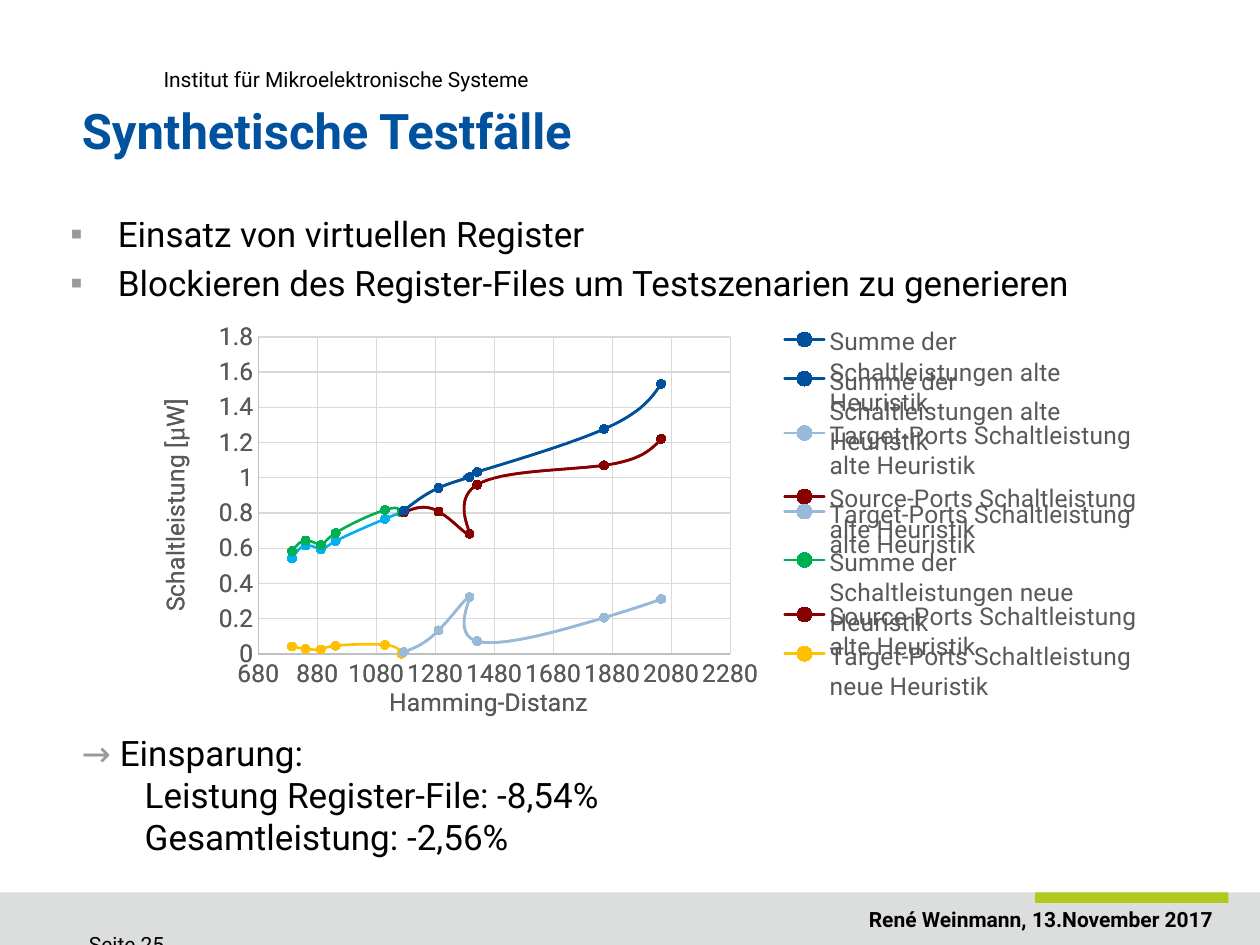
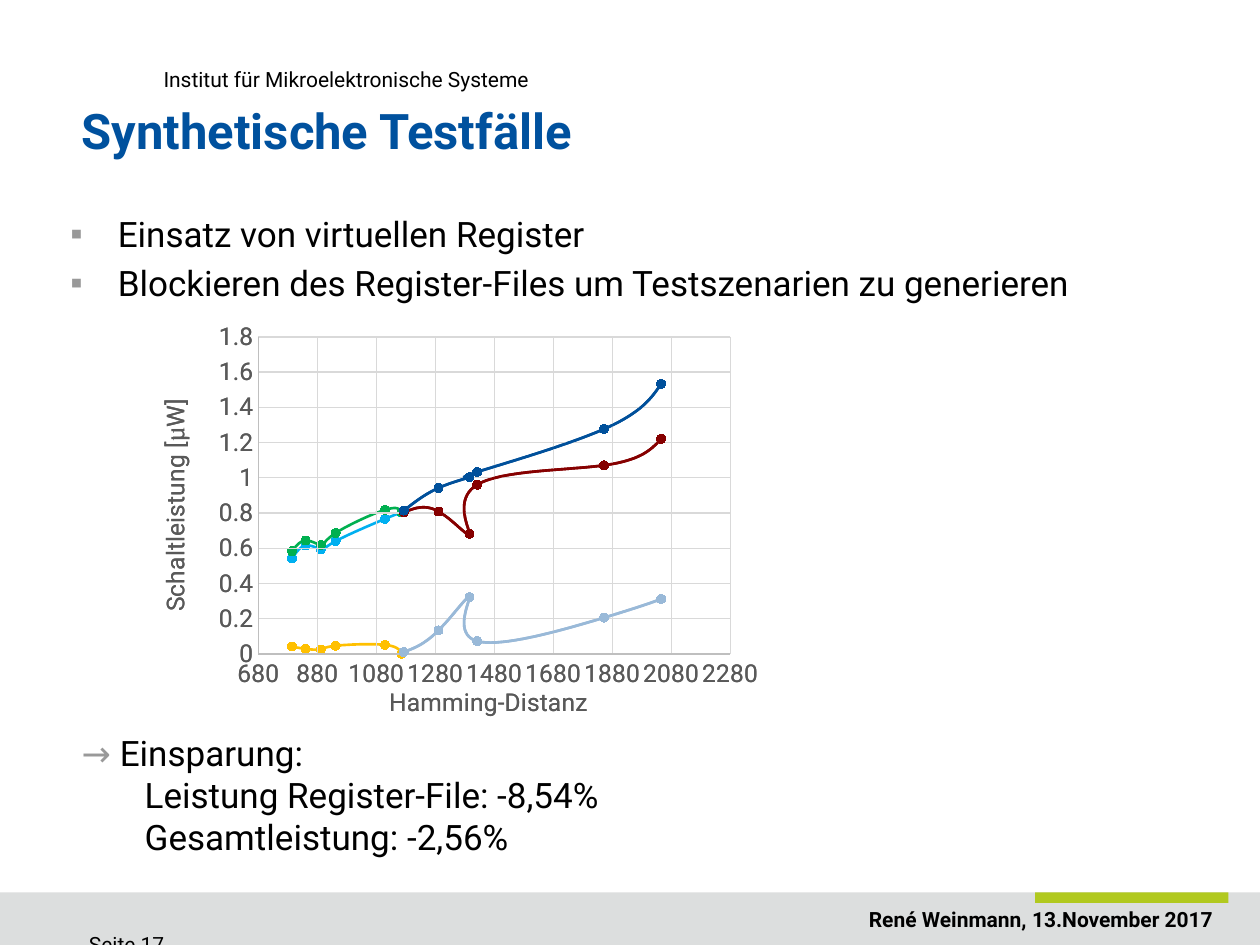
Before and after one commit to ReneWeinmann/Masterarbeit, a slide deck: slide 17 of Presentation_Rene_Weinmann.pptx (slide 25 before the commit). Drawn at 1260x945 pixels with LibreOffice and Linux fonts; fonts in the diff are those of the drawing; background and template pictures are left out. Boxes give left, top, right and bottom in pixels: in the first picture for what was removed or moved away, otherwise in the second. Text is boxed around its words. In the diff, an @@ line names an element or a change of style, - is before the commit and + after.

```diff
--- a/Presentation_Rene_Weinmann.pptx
+++ b/Presentation_Rene_Weinmann.pptx
@@ scatter smooth chart at <box>88,305,1166,724</box> @@
-Summe der Schaltleistungen alte Heuristik: (1170, 0.81), (1170, 0.81), (1290, 0.94), (1400, 1), (1420, 1.03), (1850, 1.28), (2050, 1.53)
+Series 1: (1170, 0.81), (1170, 0.81), (1290, 0.94), (1400, 1), (1420, 1.03), (1850, 1.28), (2050, 1.53)
-Target-Ports Schaltleistung alte Heuristik: (1170, 0.01), (1170, 0.01), (1290, 0.13), (1400, 0.32), (1420, 0.07), (1850, 0.21), (2050, 0.31)
+Series 2: (1170, 0.01), (1170, 0.01), (1290, 0.13), (1400, 0.32), (1420, 0.07), (1850, 0.21), (2050, 0.31)
-Source-Ports Schaltleistung alte Heuristik: (1170, 0.8), (1170, 0.8), (1290, 0.81), (1400, 0.68), (1420, 0.96), (1850, 1.07), (2050, 1.22)
+Series 3: (1170, 0.8), (1170, 0.8), (1290, 0.81), (1400, 0.68), (1420, 0.96), (1850, 1.07), (2050, 1.22)
@@ legend changed @@
@@ scatter smooth chart at <box>88,305,1166,724</box> @@
-Summe der Schaltleistungen alte Heuristik: (1170, 0.81), (1170, 0.81), (1290, 0.94), (1400, 1), (1420, 1.03), (1850, 1.28), (2050, 1.53)
+Series 1: (1170, 0.81), (1170, 0.81), (1290, 0.94), (1400, 1), (1420, 1.03), (1850, 1.28), (2050, 1.53)
-Target-Ports Schaltleistung alte Heuristik: (1170, 0.01), (1170, 0.01), (1290, 0.13), (1400, 0.32), (1420, 0.07), (1850, 0.21), (2050, 0.31)
+Series 2: (1170, 0.01), (1170, 0.01), (1290, 0.13), (1400, 0.32), (1420, 0.07), (1850, 0.21), (2050, 0.31)
-Source-Ports Schaltleistung alte Heuristik: (1170, 0.8), (1170, 0.8), (1290, 0.81), (1400, 0.68), (1420, 0.96), (1850, 1.07), (2050, 1.22)
+Series 3: (1170, 0.8), (1170, 0.8), (1290, 0.81), (1400, 0.68), (1420, 0.96), (1850, 1.07), (2050, 1.22)
-Summe der Schaltleistungen neue Heuristik: (790, 0.58), (840, 0.64), (890, 0.62), (940, 0.69), (1110, 0.82), (1160, 0.8)
+Series 4: (790, 0.58), (840, 0.64), (890, 0.62), (940, 0.69), (1110, 0.82), (1160, 0.8)
-Target-Ports Schaltleistung neue Heuristik: (790, 0.04), (840, 0.03), (890, 0.03), (940, 0.05), (1110, 0.05), (1160, 0)
+Series 5: (790, 0.04), (840, 0.03), (890, 0.03), (940, 0.05), (1110, 0.05), (1160, 0)
-Source-Ports Schaltleistung neue Heuristik: (790, 0.54), (840, 0.62), (890, 0.59), (940, 0.64), (1110, 0.77), (1160, 0.8)
+Series 6: (790, 0.54), (840, 0.62), (890, 0.59), (940, 0.64), (1110, 0.77), (1160, 0.8)
@@ legend changed @@
```
Also in this commit, not shown: 22 other slides changed, 1 slide removed, 2 other files.
